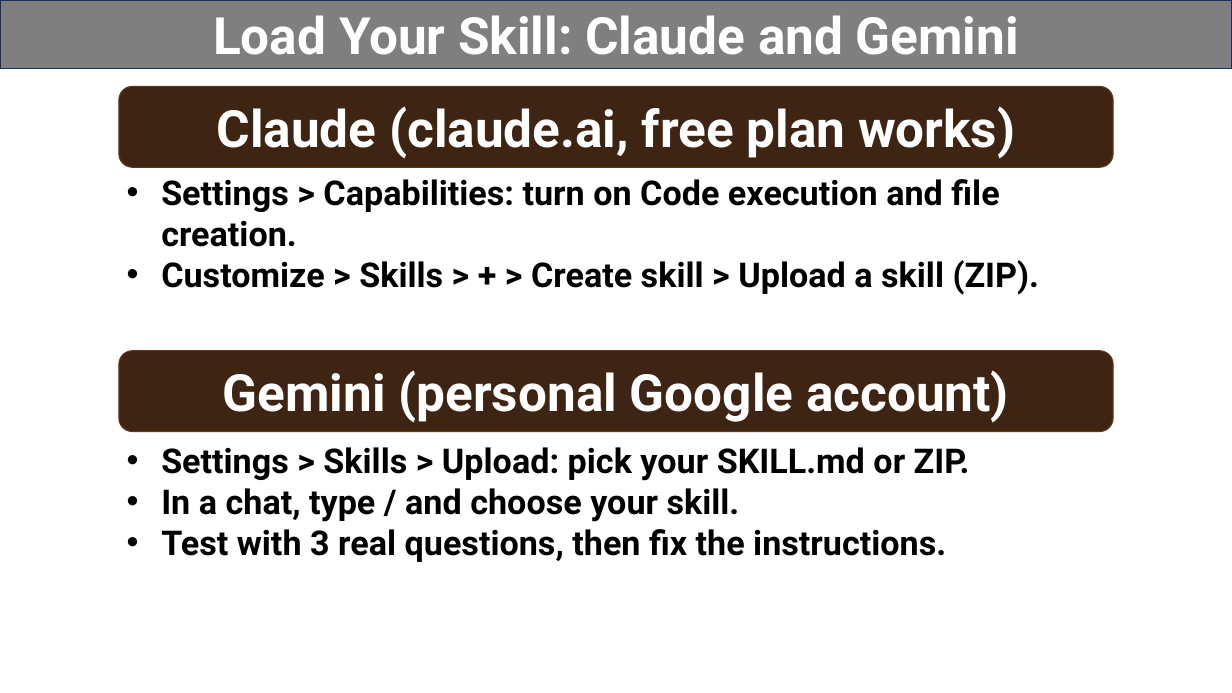
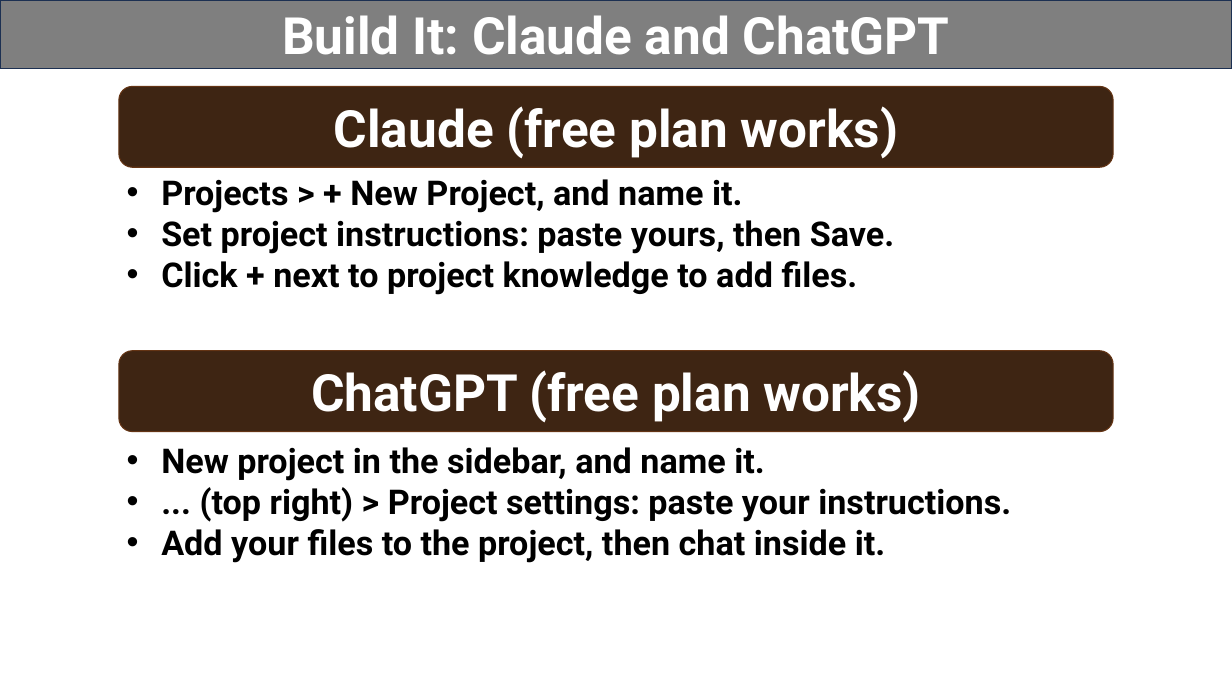
Before and after one commit to grcc-resendiz/ai-manufacturing-muskegon, a slide deck: slide 22 of instructor/Day1-Prompting-and-Skills.pptx. Drawn at 1232x693 pixels with LibreOffice and Linux fonts; fonts in the diff are those of the drawing. Boxes give left, top, right and bottom in pixels: in the first picture for what was removed or moved away, otherwise in the second. Text is boxed around its words. In the diff, an @@ line names an element or a change of style, - is before the commit and + after.

```diff
--- a/instructor/Day1-Prompting-and-Skills.pptx
+++ b/instructor/Day1-Prompting-and-Skills.pptx
@@ text in rectangle at <box>282,15,950,55</box>: text changed @@
-Load Your Skill: Claude and Gemini
+Build It: Claude and ChatGPT
@@ text in rounded rectangle at <box>334,106,898,159</box>: text changed @@
-Claude (claude.ai, free plan works)
+Claude (free plan works)
@@ text at <box>161,179,894,295</box>: text changed @@
-• Settings > Capabilities: turn on Code execution and file creation.
-• Customize > Skills > + > Create skill > Upload a skill (ZIP).
+• Projects > + New Project, and name it.
+• Set project instructions: paste yours, then Save.
+• Click + next to project knowledge to add files.
@@ text in rounded rectangle at <box>311,370,921,423</box>: text changed @@
-Gemini (personal Google account)
+ChatGPT (free plan works)
@@ text at <box>161,447,1011,563</box>: text changed @@
-• Settings > Skills > Upload: pick your SKILL.md or ZIP.
-• In a chat, type / and choose your skill.
-• Test with 3 real questions, then fix the instructions.
+• New project in the sidebar, and name it.
+• ... (top right) > Project settings: paste your instructions.
+• Add your files to the project, then chat inside it.
```
Also in this commit, not shown: 7 other slides changed, 1 slide added, 6 other files.
